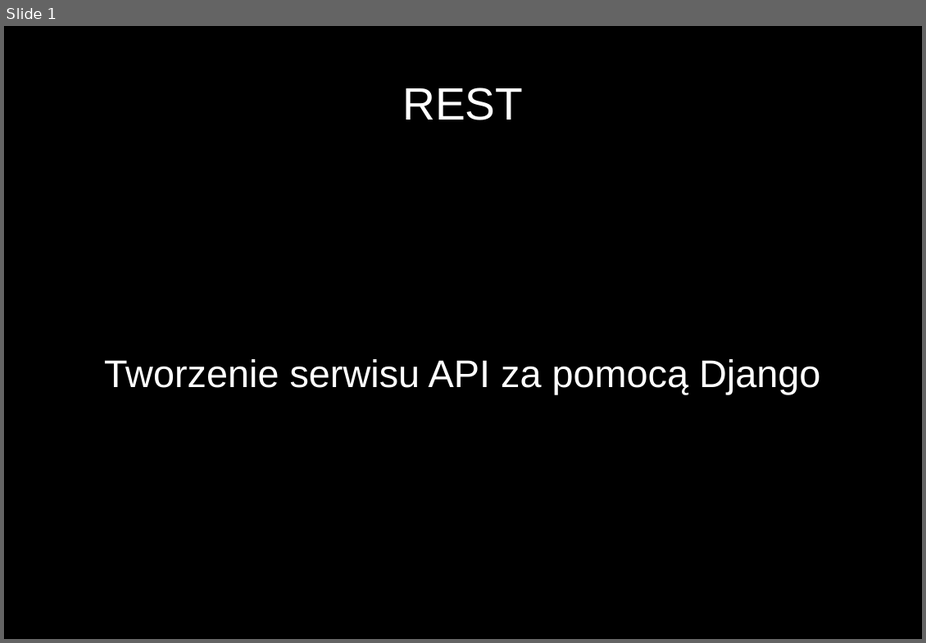
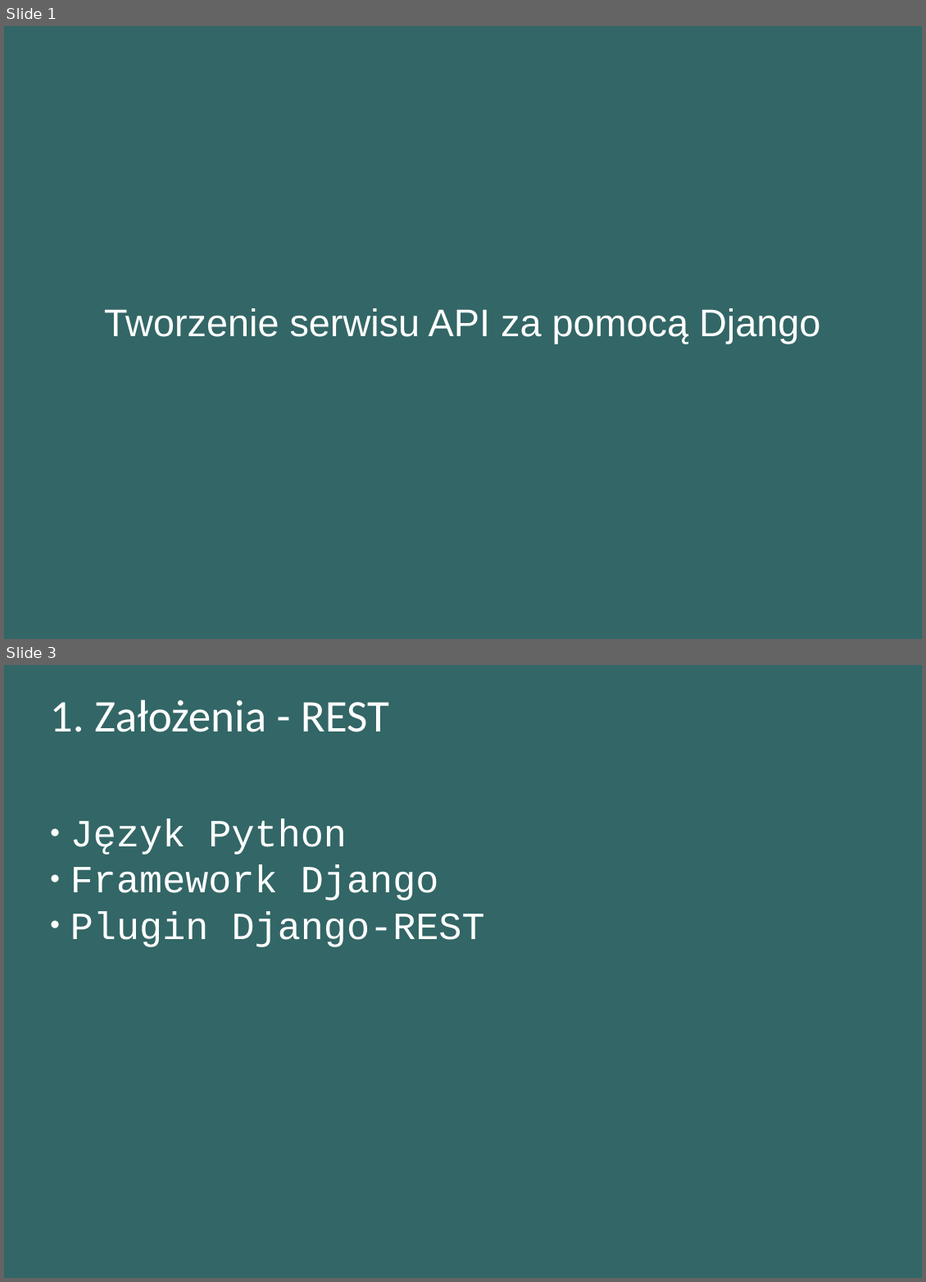
Before and after one commit to matulik/reinyzagam, a slide deck: Docs/presentation.odp. Shown one above the other, each under a label of ours: slide 1 before the commit, slides 1 and 3 after it; the slides between them are not shown. The pictures are 926x643 and 926x1282 pixels, drawn with LibreOffice and Linux fonts; fonts in the diff are those of the drawing. Boxes give left, top, right and bottom in pixels: in the first picture for what was removed or moved away, otherwise in the second. Text is boxed around its words. In the diff, an @@ line names an element or a change of style, - is before the commit and + after.

Commit message:
Base Django project added

```diff
--- a/Docs/presentation.odp
+++ b/Docs/presentation.odp
@@ slide 3 added at [4, 665, 922, 1278], background #336666 @@
@@ title added at [50, 699, 389, 732], 37.7 pt, text #FFFFFF @@
+1. Założenia - REST
@@ subtitle added at [70, 819, 485, 947], 32 pt, text #FFFFFF @@
+● Język Python
+● Framework Django
+● Plugin Django-REST
@@ slide 1 changed as well @@
@@ background #000000 to #336666 @@
@@ title removed at [403, 87, 523, 120] @@
-REST
@@ subtitle "Tworzenie serwisu API za pomocą ...": place and size @@
-subtitle "Tworzenie serwisu API za pomocą ..." at [104, 359, 821, 394]
+subtitle "Tworzenie serwisu API za pomocą ..." at [104, 308, 821, 343]
```
Also in this commit, not shown: 5 other slides added, 5 other files.
